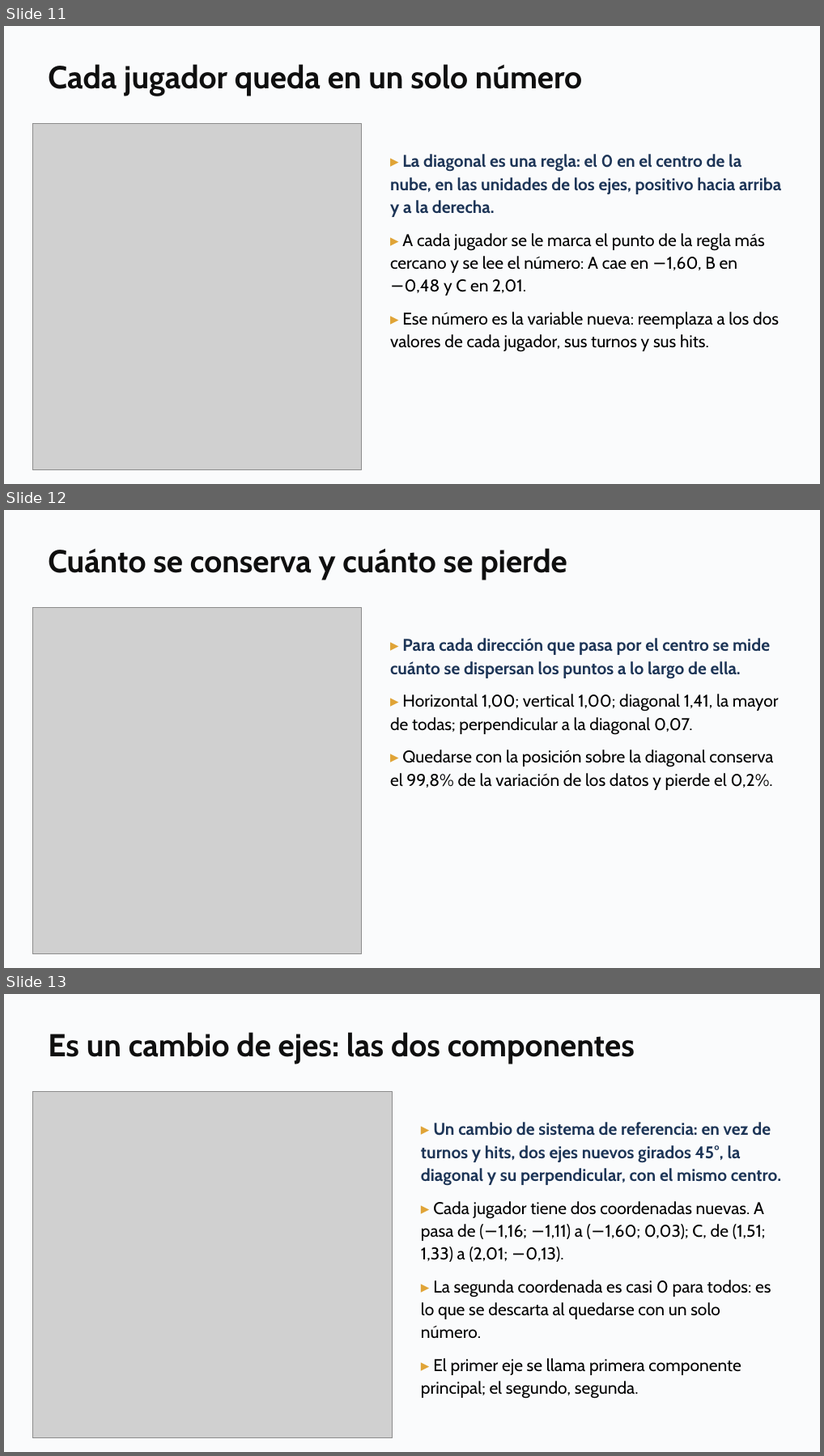
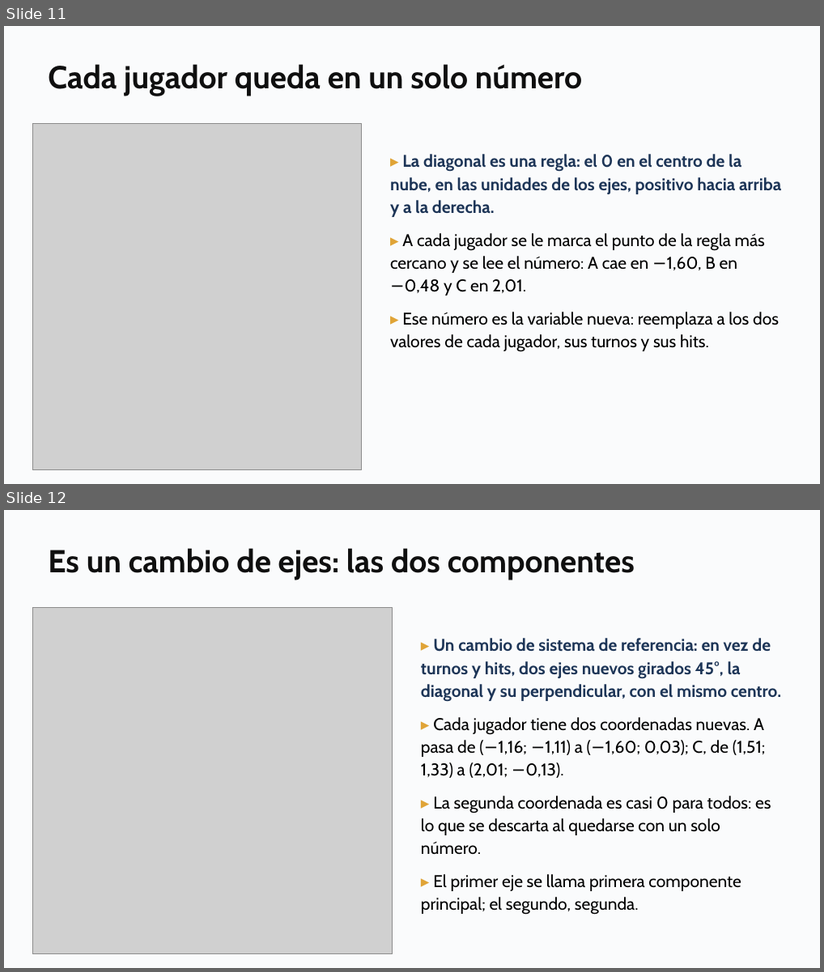
Before and after one commit to daniopitz/diplomado-cdd, a slide deck: presentaciones/clase08_componentes_principales.pptx. Shown one above the other, each under a label of ours: slides 11, 12 and 13 before the commit, slides 11 and 12 after it. The pictures are 824x1456 and 824x972 pixels, drawn with LibreOffice and Linux fonts; fonts in the diff are those of the drawing; grey boxes stand for pictures. Boxes give left, top, right and bottom in pixels: in the first picture for what was removed or moved away, otherwise in the second. Text is boxed around its words. In the diff, an @@ line names an element or a change of style, - is before the commit and + after.

```diff
--- a/presentaciones/clase08_componentes_principales.pptx
+++ b/presentaciones/clase08_componentes_principales.pptx
@@ slide 12 removed at [4,510,820,968], background #FFFFFF @@
@@ rectangle removed at [4,510,820,968] @@
@@ text removed at [48,548,568,580] @@
-Cuánto se conserva y cuánto se pierde
@@ picture removed at [32,608,363,955] @@
@@ text removed at [390,638,779,790] @@
-▸ Para cada dirección que pasa por el centro se mide cuánto se dispersan los puntos a lo largo de ella.
-▸ Horizontal 1,00; vertical 1,00; diagonal 1,41, la mayor de todas; perpendicular a la diagonal 0,07.
-▸ Quedarse con la posición sobre la diagonal conserva el 99,8% de la variación de los datos y pierde el 0,2%.
@@ what was slide 13 is now slide 12 @@
```
Also in this commit, not shown: 2 slides changed, 2 slides added, 3 other files.
